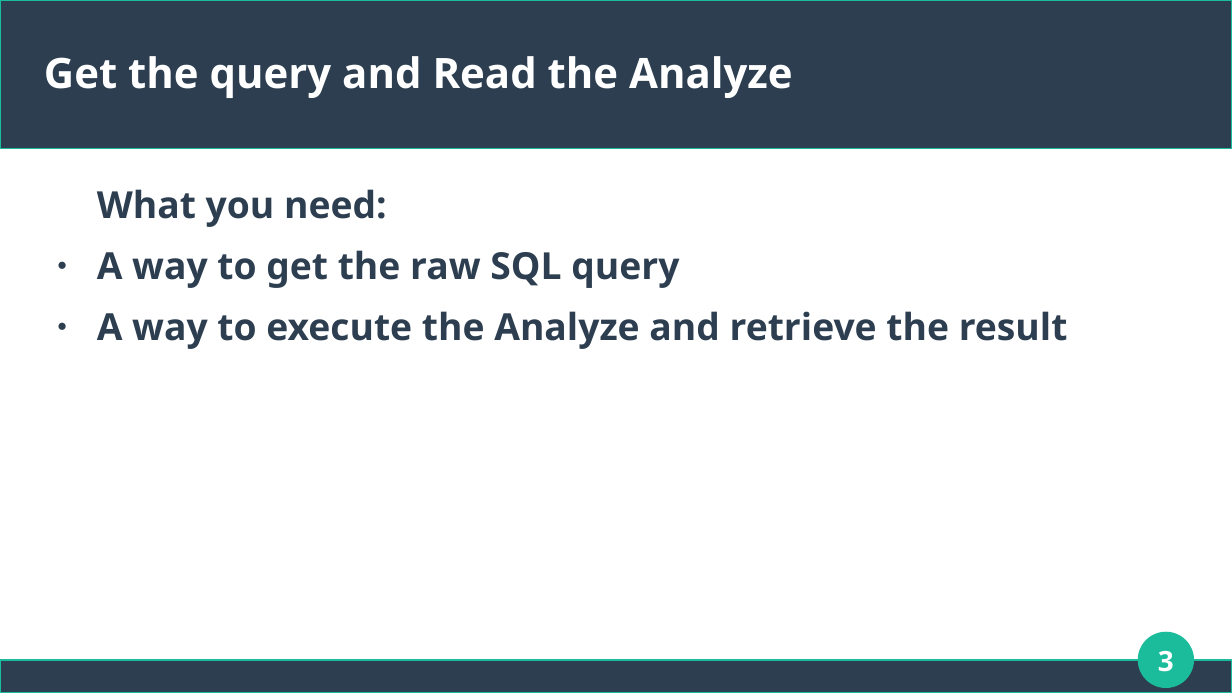
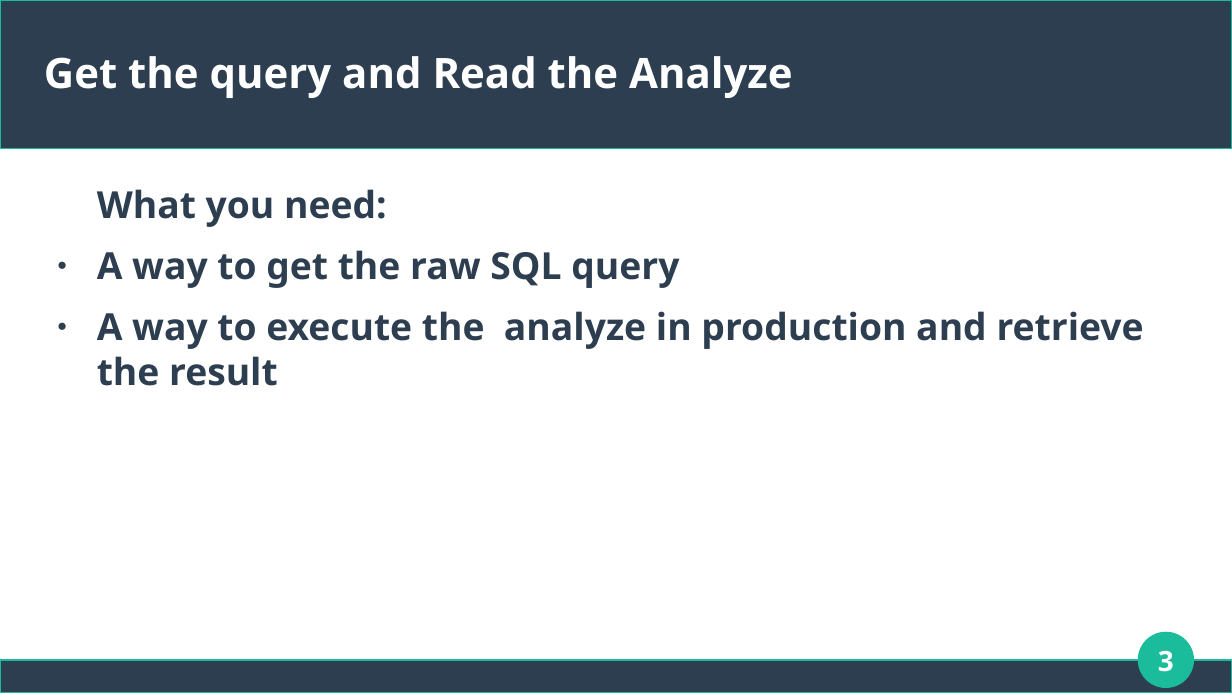
Before and after one commit to eguefif/presentations, a slide deck: slide 3 of sql_optimization-en.odp. Drawn at 1232x693 pixels with LibreOffice and Linux fonts; fonts in the diff are those of the drawing. Boxes give left, top, right and bottom in pixels: in the first picture for what was removed or moved away, otherwise in the second. Text is boxed around its words. In the diff, an @@ line names an element or a change of style, - is before the commit and + after.

```diff
--- a/sql_optimization-en.odp
+++ b/sql_optimization-en.odp
@@ text at (97,311,1144,386): text changed @@
-● A way to execute the Analyze and retrieve the result
+● A way to execute the analyze in production and retrieve the result
```
Also in this commit, not shown: 1 other slide changed, 1 slide added, 1 other file.
